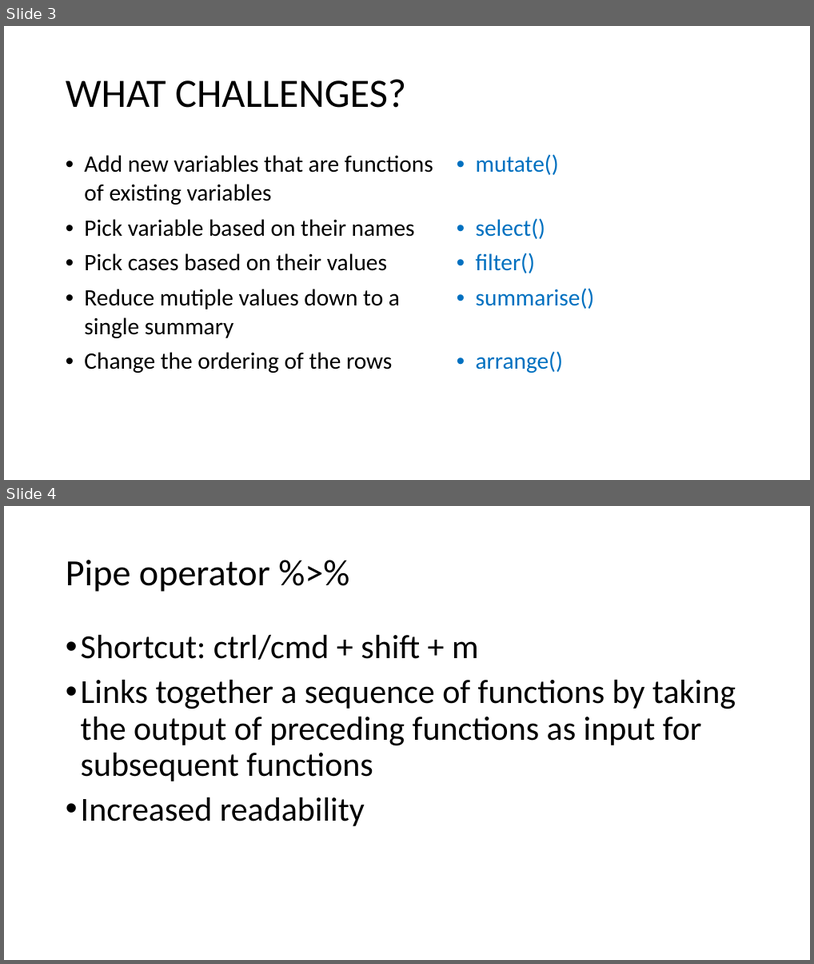
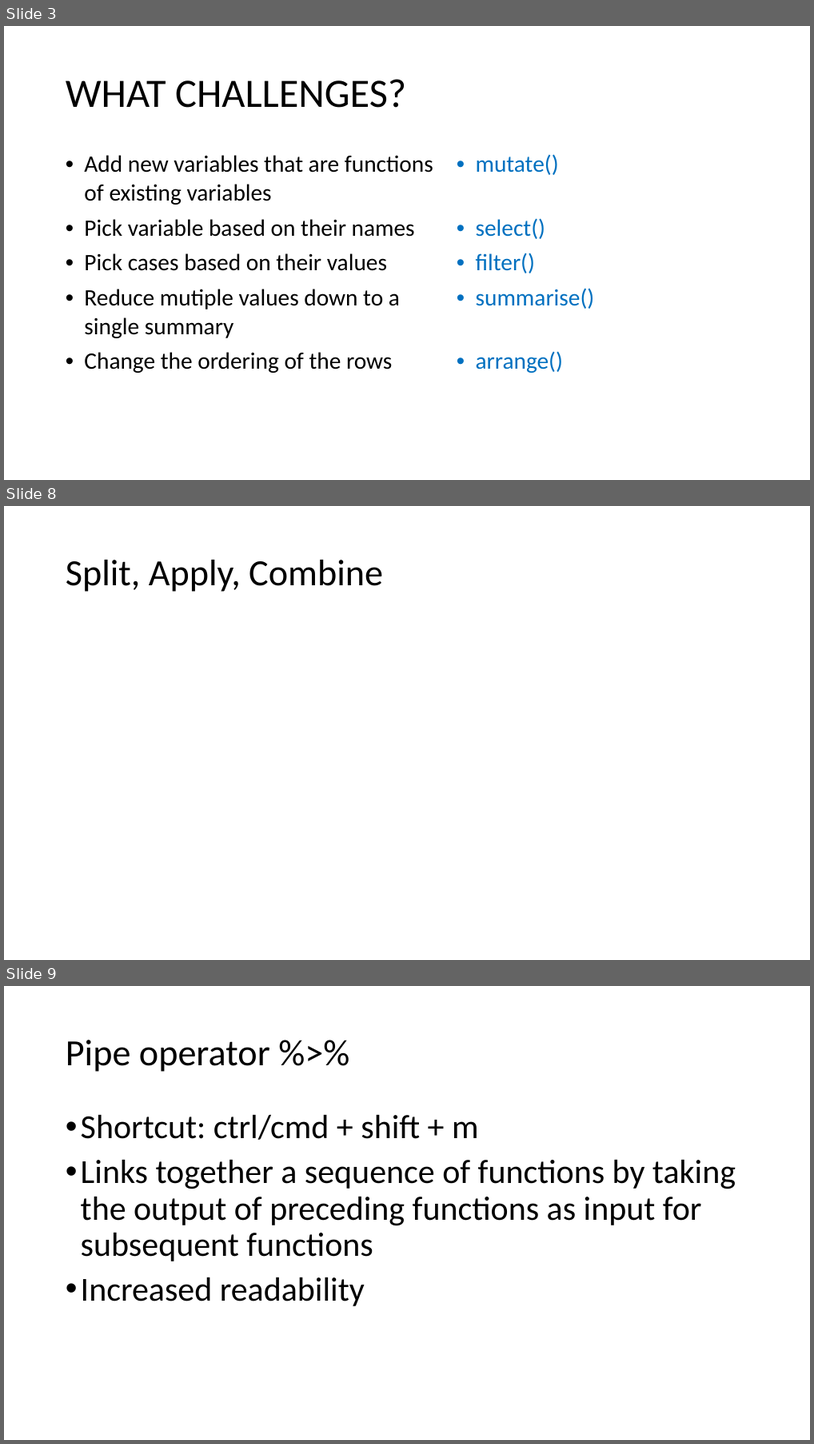
Before and after one commit to keeganmcbride/dplyr_fundamentals, a slide deck: Dplyr_workshop.pptx. Shown one above the other, each under a label of ours: slides 3 and 4 before the commit, slides 3, 8 and 9 after it; the slides between them are not shown. The pictures are 814x964 and 814x1444 pixels, drawn with LibreOffice and Linux fonts; fonts in the diff are those of the drawing. Boxes give left, top, right and bottom in pixels: in the first picture for what was removed or moved away, otherwise in the second. Text is boxed around its words. In the diff, an @@ line names an element or a change of style, - is before the commit and + after.

```diff
--- a/Dplyr_workshop.pptx
+++ b/Dplyr_workshop.pptx
@@ slide 8 added at box(4, 506, 810, 960), background #FFFFFF @@
@@ title added at box(66, 560, 383, 592), 44 pt, text #000000 @@
+Split, Apply, Combine
@@ what was slide 4 is now slide 9 @@
```
Also in this commit, not shown: 4 other slides added.
